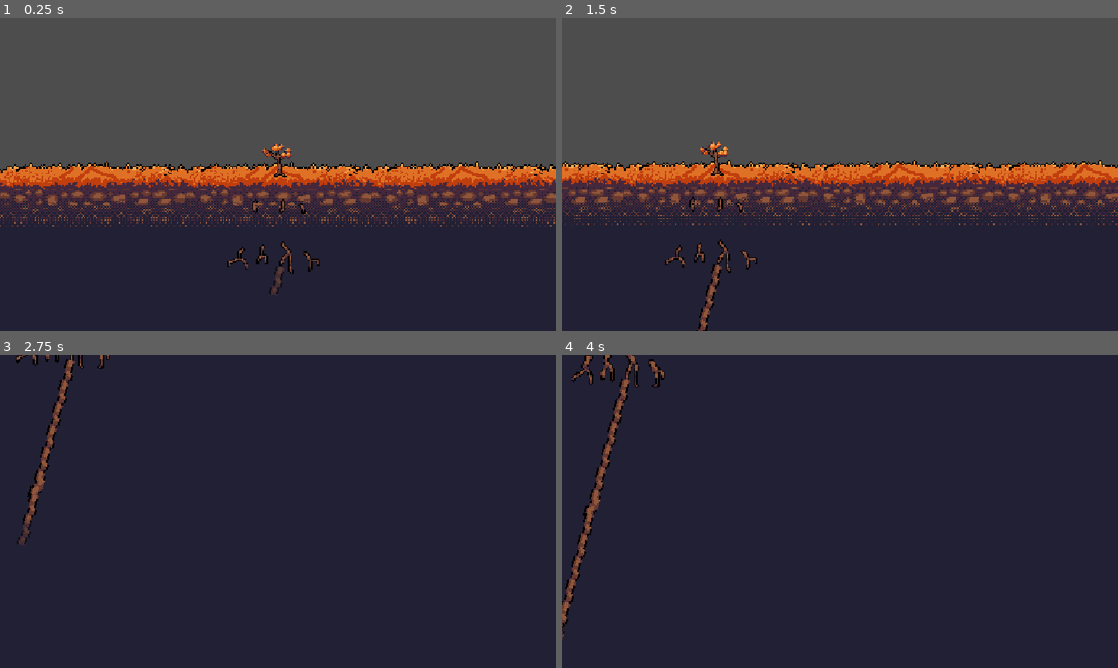
Above: before the commit, frames 1-4 (two rows, left to right).
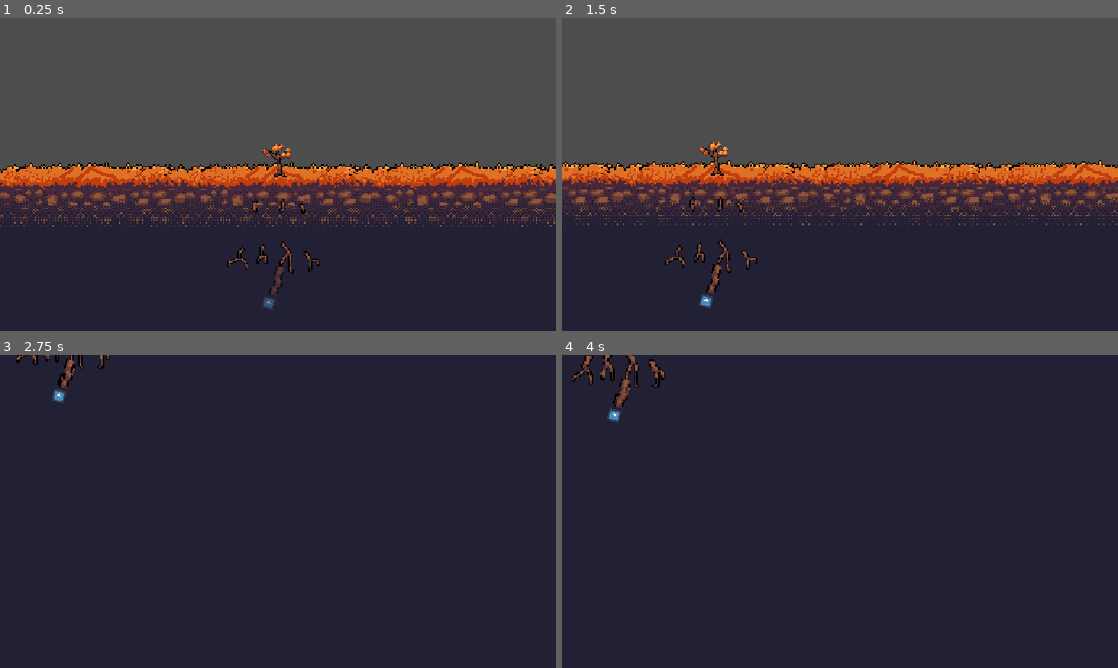
Above: after the commit, the same moments.

Repository: avycado13/cozyfall-game
Game: Godot game, scene res://scenes/main.tscn
Two runs of this game, one before a commit and one after it. Both use one fixed random seed, a clock stepped at 60 frames per second and the inputs below. The engine's default icon, where the game draws it, is replaced by a stand-in: a white triangle on a blue panel in a dark square.
Inputs (mouse positions are in pixels of both pictures, inside the frame that each line leads up to):
- Up to frame 1 (0.25 s): no input
- Up to frame 2 (1.5 s): tap Enter (ui_accept) at 0.5, 0.6, 0.77, 1.07 s; move the mouse to (834, 293) at 0.52 s; hold Right (right) 0.53-1.28 s; click (834, 293) at 0.67 s; move the mouse to (762, 318) at 1.27 s; hold Down (down) from 1.28 s (still down); click (762, 318) at 1.35 s
- Up to frame 3 (2.75 s): tap Enter (ui_accept) at 1.52, 1.55, 1.82, 2.3 s; move the mouse to (77, 624) at 2.02 s; release Down (down) at 2.03 s; hold Right (right) from 2.03 s (still down); right-click (77, 624) at 2.1 s; click (77, 624) at 2.17 s
- Up to frame 4 (4 s): move the mouse to (606, 455) at 2.77 s; release Right (right) at 2.78 s; hold Up (up) 2.78-3.53 s; tap Enter (ui_accept) at 2.85, 3.02, 3.32, 3.77, 3.8 s; click (606, 455) at 2.92 s; move the mouse to (595, 414) at 3.52 s; hold Left (left) from 3.53 s (still down); click (595, 414) at 3.6 s

The runs differ from the first frame. In frame 1, less than 0.1% of the frame differs, in the area x 47-50%, y 89-93%; in frame 2, 0.2%; in frame 3, 0.9%; in frame 4, 1.2%, in the area x 0-13%, y 9-92%.

Commit message:
i added animal sprites

Diff:
--- a/scenes/stick.tscn
+++ b/scenes/stick.tscn
@@ -2,6 +2,7 @@
 
 [ext_resource type="Texture2D" uid="uid://deh6k0d1wf7ol" path="res://assets/aseprite files/root.png" id="1_i3vek"]
 [ext_resource type="Script" uid="uid://d1vdti36cv5jg" path="res://scripts/stick.gd" id="1_ld7er"]
+[ext_resource type="Texture2D" uid="uid://4q335xxs2p" path="res://icon.svg" id="3_m8wbh"]
 
 [sub_resource type="RectangleShape2D" id="RectangleShape2D_tq6n8"]
 size = Vector2(2, 18)
@@ -34,3 +35,8 @@
 
 [node name="Marker2D" type="Marker2D" parent="." unique_id=706102707]
 position = Vector2(0, 18)
+
+[node name="Sprite2D" type="Sprite2D" parent="Marker2D" unique_id=1104646436]
+position = Vector2(-2, 7)
+scale = Vector2(0.0703125, 0.0703125)
+texture = ExtResource("3_m8wbh")
--- a/scripts/roots.gd
+++ b/scripts/roots.gd
@@ -23,7 +23,7 @@
 	##print(rad_to_deg(instance.rotation ))
 
 	if Input.is_action_just_pressed("ui_accept"):
-		current_pos -= Vector2(sin(instance.rotation),-cos(instance.rotation)) * 16
+		#current_pos -= Vector2(sin(instance.rotation),-cos(instance.rotation)) * 16
 		instance.modulate.a = 1
 		init_stick()
 		$stick.placed = true
@@ -35,7 +35,7 @@
 
 func init_stick():
 	instance = branch.instantiate()
-	instance.position = current_pos
+	instance.global_position = current_pos
 	instance.rotation = deg_to_rad(15)
 	instance.modulate.a = 0.5
 	add_child(instance)
--- a/scripts/stick.gd
+++ b/scripts/stick.gd
@@ -5,10 +5,9 @@
 var root2 = load("res://assets/roots/roots3.png")
 var root3 = load("res://assets/roots/roots3.png")
 var random_texture = 0
-var joint_pos = Vector2(0,0)
 var joint_found = false
 var current_pos = Vector2(0,0)
-
+var joint_pos = Vector2(0,0)
 # Called when the node enters the scene tree for the first time.
 func _ready() -> void:
 	current_pos -= Vector2(sin(self.rotation),-cos(self.rotation)) * 16
@@ -24,10 +23,10 @@
 
 # Called every frame. 'delta' is the elapsed time since the previous frame.
 func _process(delta: float) -> void:
-	print(self.position)
+	print($Marker2D.global_position)
 	#joint_pos = $Joint.position
 	if placed == true and joint_found == false:
-		joint_pos = $Marker2D.position
+		joint_pos = $Marker2D.global_position
 		joint_found = true
 
 
Binary file added: assets/animals/beaver_bite.png
Not shown, added: assets/animals/beaver_bite.png.import
Binary file added: assets/animals/beaver_move.png
Not shown, added: assets/animals/beaver_move.png.import
Binary file added: assets/animals/squirel.png
Not shown, added: assets/animals/squirel.png.import
